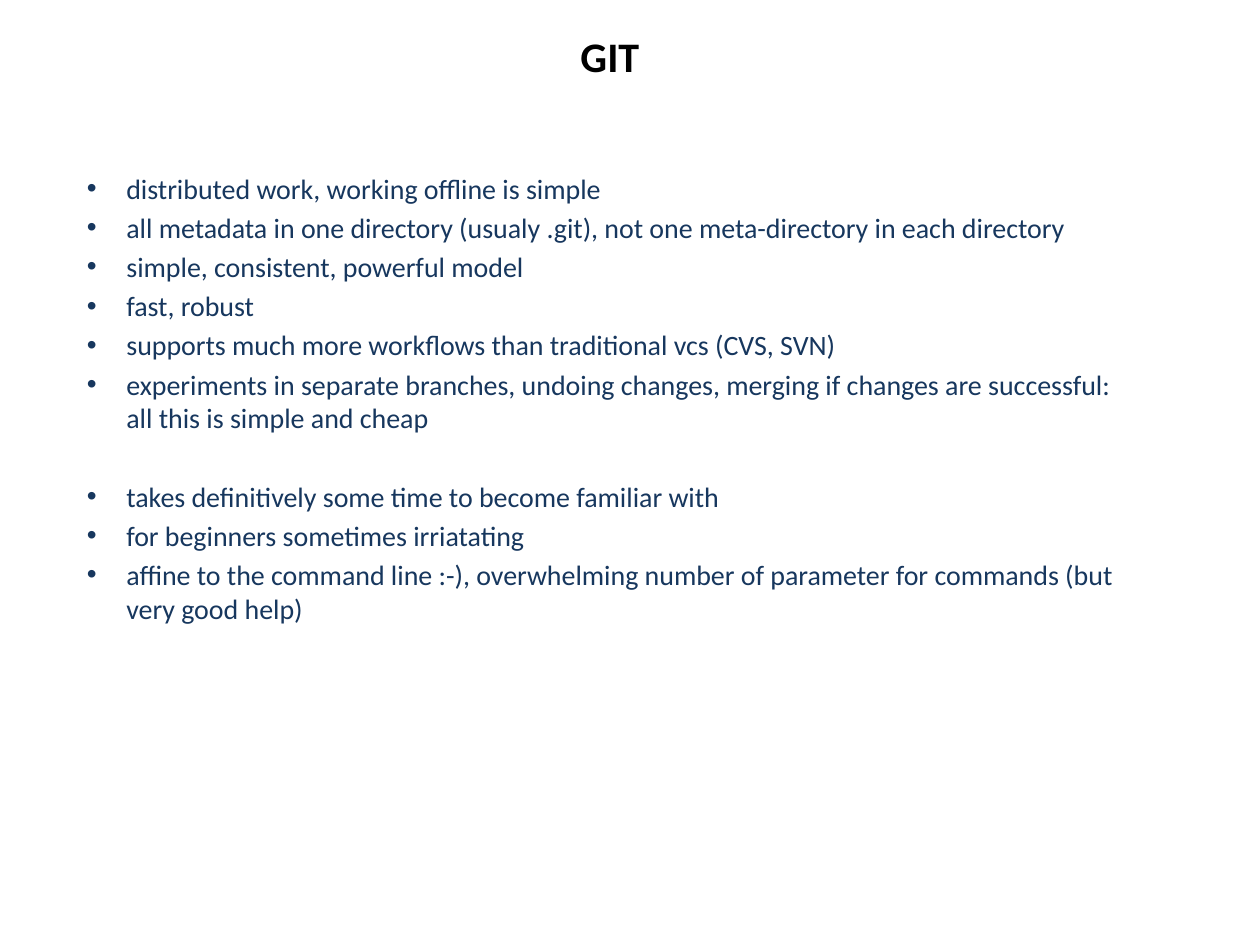
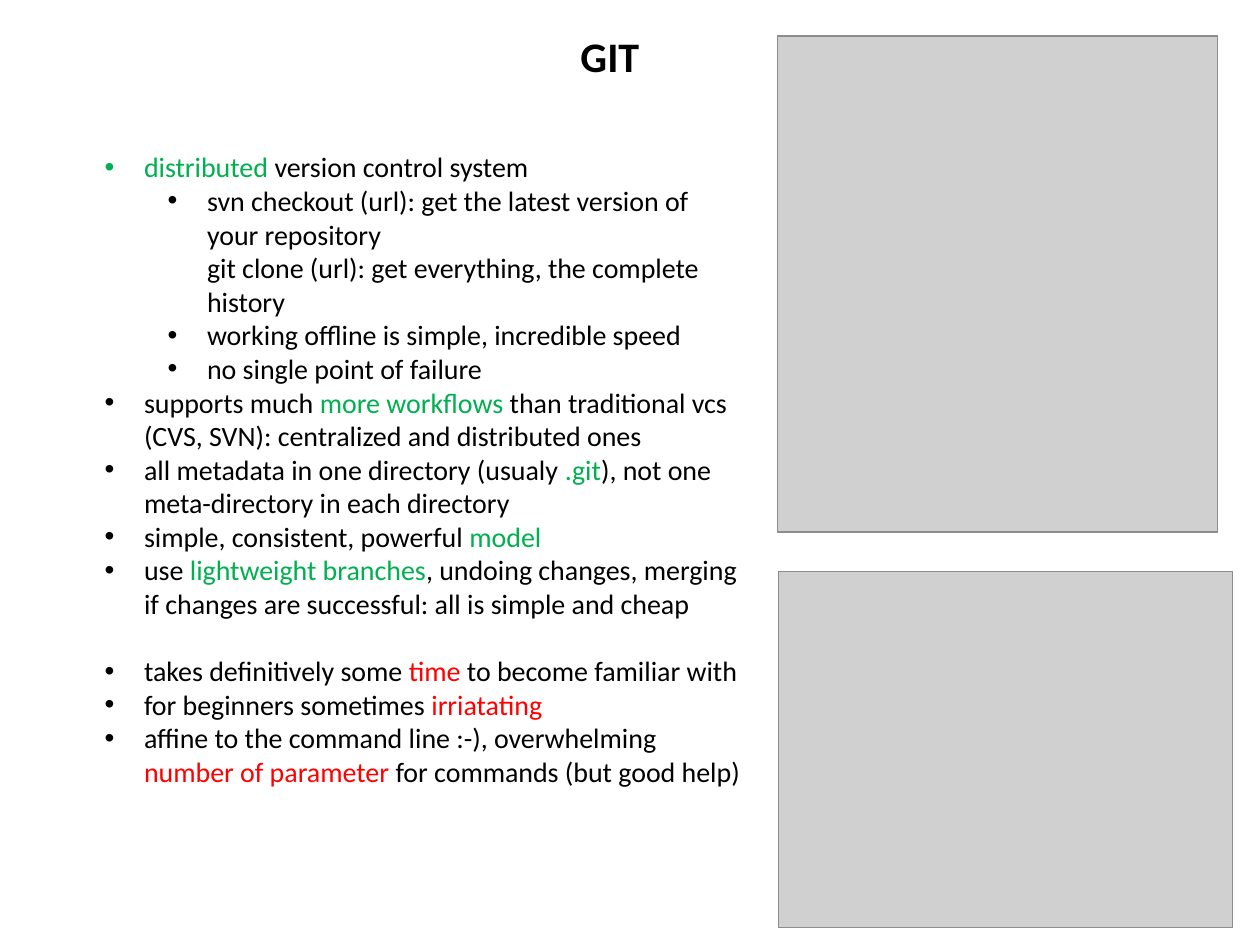
Before and after one commit to hanbei/git_tutorial, a slide deck: slide 2 of architektur.pptx (slide 17 before the commit). Drawn at 1260x945 pixels with LibreOffice and Linux fonts; fonts in the diff are those of the drawing; grey boxes stand for pictures. Boxes give left, top, right and bottom in pixels: in the first picture for what was removed or moved away, otherwise in the second. Text is boxed around its words. In the diff, an @@ line names an element or a change of style, - is before the commit and + after.

```diff
--- a/architektur.pptx
+++ b/architektur.pptx
@@ picture added at [777,37,1218,533] @@
@@ text "distributed version control system": place and size @@
-text "distributed version control system" at [126,179,1112,624]
+text "distributed version control system" at [144,157,740,787]
@@ text at [144,157,727,450]: text changed; text colour #17375E to #000000 @@
-• distributed work, working offline is simple
+• distributed version control system
+  • svn checkout (url): get the latest version of your repository
+    git clone (url): get everything, the complete history
+  • working offline is simple, incredible speed
+  • no single point of failure
+• supports much more workflows than traditional vcs (CVS, SVN): centralized and distributed ones
@@ text at [144,459,737,720]: text colour #17375E to #000000 in "all metadata in one directory (usualy .git), ...", "simple, consistent, powerful", "takes definitively some to become familiar with", "for beginners sometimes"; text colour #17375E to #00B050 in ".git),", "model"; text colour #17375E to #FF0000 in "time", "irriatating"; less space between paragraphs @@
@@ text at [144,560,737,619]: text changed; text colour #17375E to #000000 @@
-• fast, robust
-• supports much more workflows than traditional vcs (CVS, SVN)
-• experiments in separate branches, undoing changes, merging if changes are successful: all this is simple and cheap
+• use lightweight branches, undoing changes, merging if changes are successful: all is simple and cheap
@@ picture added at [779,572,1232,927] @@
@@ text at [144,728,740,787]: text changed; text colour #17375E to #000000 @@
-• affine to the command line :-), overwhelming number of parameter for commands (but very good help)
+• affine to the command line :-), overwhelming number of parameter for commands (but good help)
```
Also in this commit, not shown: 19 other slides changed, 6 slides added, 3 slides removed, 1 other file.
